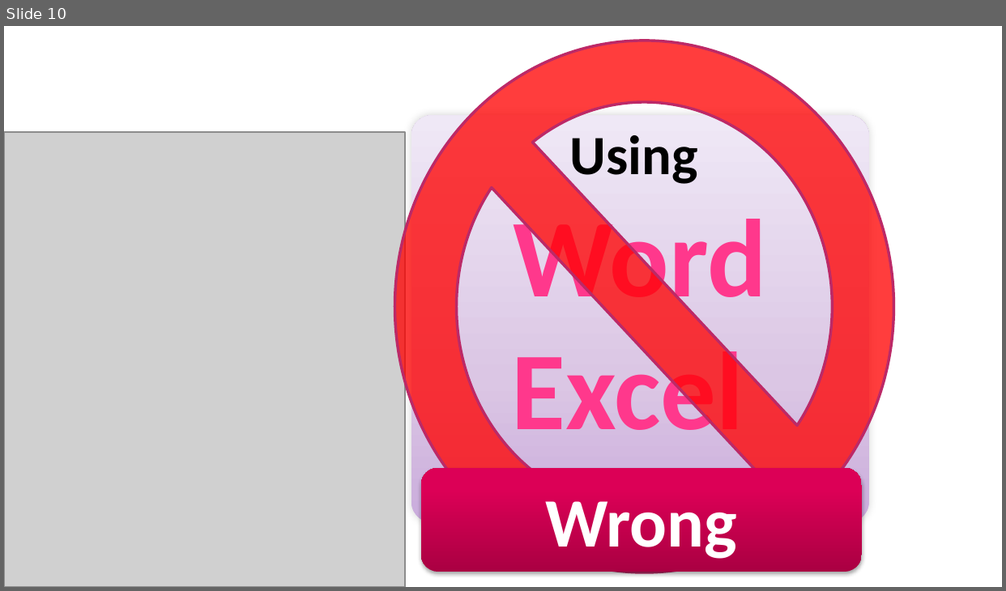
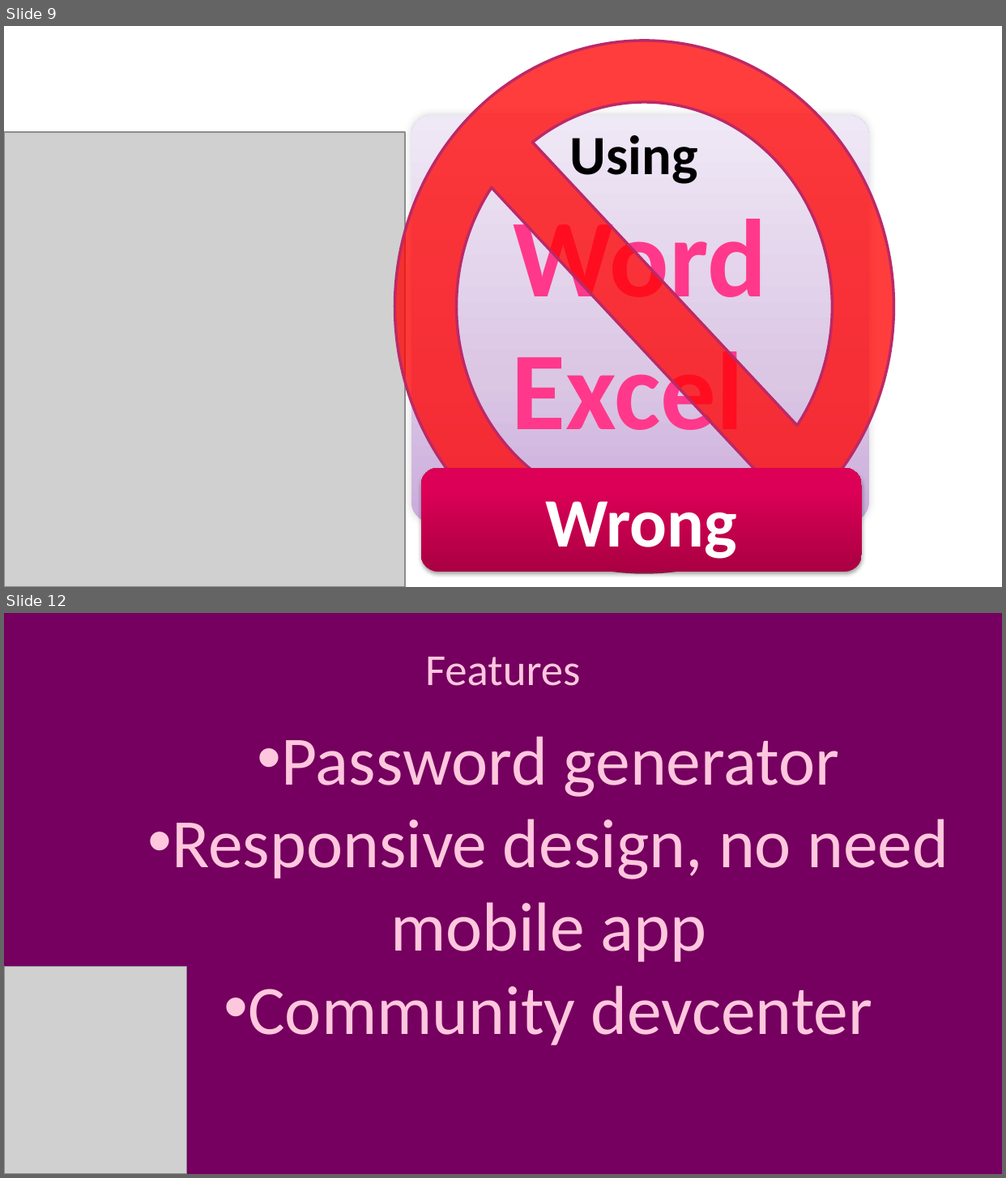
Before and after one commit to hvpulok/lockessential, a slide deck: modules/accounts/assets/intro.pptx. Shown one above the other, each under a label of ours: slide 10 before the commit, slides 9 and 12 after it; the slides between them are not shown. The pictures are 1006x591 and 1006x1178 pixels, drawn with LibreOffice and Linux fonts; fonts in the diff are those of the drawing; grey boxes stand for pictures. Boxes give left, top, right and bottom in pixels: in the first picture for what was removed or moved away, otherwise in the second. Text is boxed around its words. In the diff, an @@ line names an element or a change of style, - is before the commit and + after.

```diff
--- a/modules/accounts/assets/intro.pptx
+++ b/modules/accounts/assets/intro.pptx
@@ slide 12 added at <box>4,613,1002,1174</box>, background #75005F @@
@@ text added at <box>425,657,580,686</box>, 32 pt, text #FFC7DD @@
+Features
@@ text added at <box>172,736,948,1046</box>, 50 pt, text #FFC7DD @@
+• Password generator
+• Responsive design, no need mobile app
+• Community devcenter
@@ picture added at <box>4,966,186,1174</box> @@
@@ what was slide 10 is now slide 9 @@
```
Also in this commit, not shown: 3 other slides added, 1 slide removed, 15 other files.
